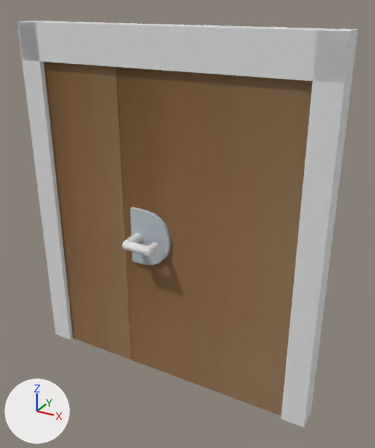
The Blender file modeles/Items/Porte_demi.blend: old version first, new version second.
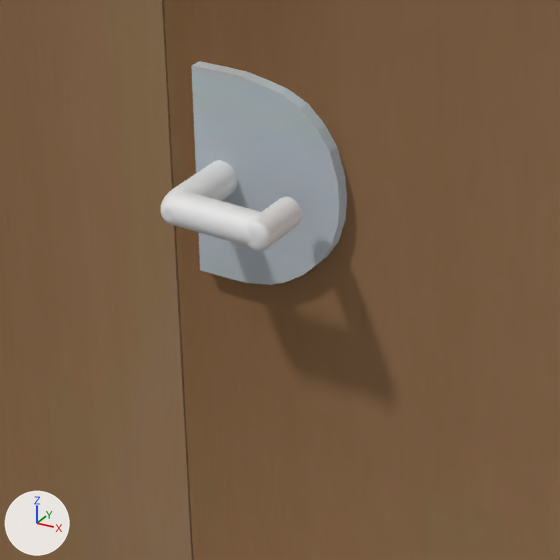
The first picture shows the older version from a 50 mm camera at (3.57, -3.79, 2.05) aimed at (1.44, 0.08, 0.11). The close-ups show both versions on the part from 21% to 60% of the width and 43% to 75% of the height of that picture. Lighting does not change. The marker at lower left points along +X, +Y and +Z.

Objects in the first close-up: 'Planche', 'Planche.001', 'Poignée.001', 'Serrure.001'.
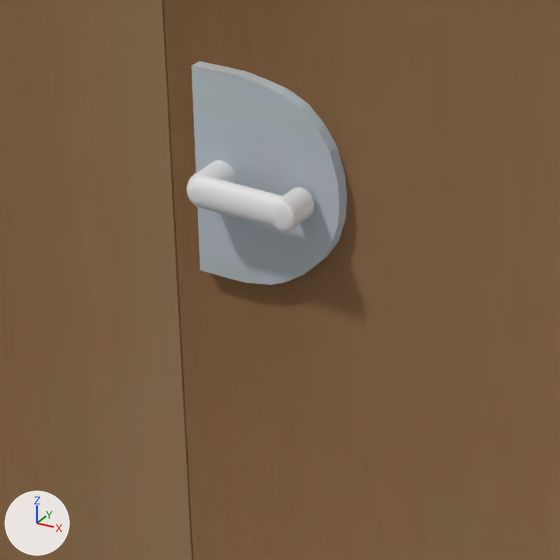
Pixel boxes (x1, y1, x2, y2) of what changed, in the close-ups (560 x 560 px):
'Poignée.001', moved, rescaled: before (160, 160, 302, 252); after (187, 160, 314, 232)

The change, as a diff of the scene's bpy script:
```diff
--- a/modeles/Items/Porte_demi.blend.py
+++ b/modeles/Items/Porte_demi.blend.py
@@ ob_poignée_001 @@
 ob_poignée_001 = bpy.data.objects.new('Poignée.001', me_cylindre_002)
-ob_poignée_001.location = (1.255, 0.262, -0.047)
+ob_poignée_001.location = (1.255, 0.152, -0.047)
 ob_poignée_001.rotation_euler = (-1.561, -1.552, 0.0)  # degrees (-89, -89, 0)
-ob_poignée_001.scale = (0.126, 0.115, -0.067)
+ob_poignée_001.scale = (0.126, 0.115, -0.0413)
```
